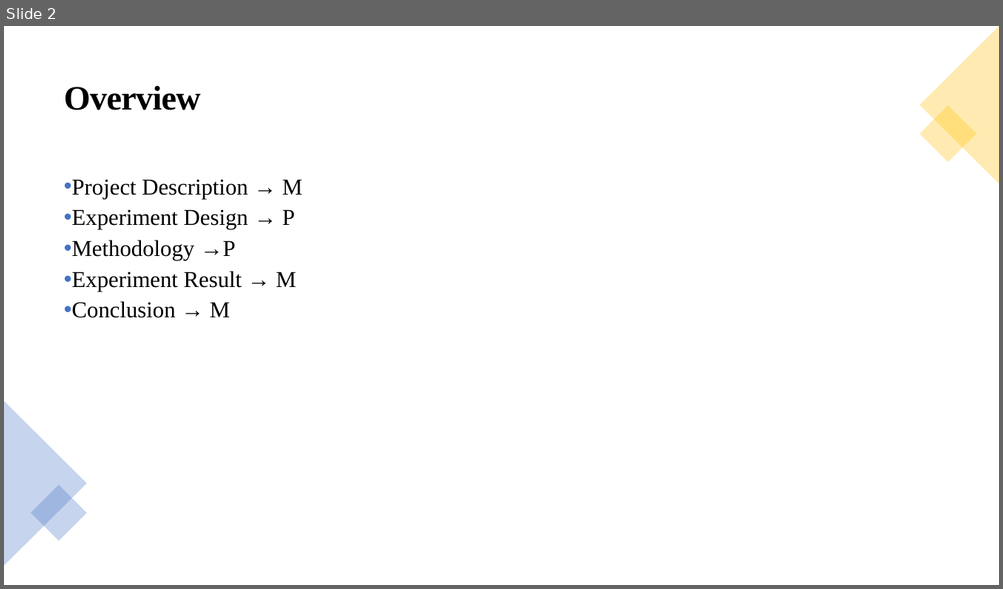
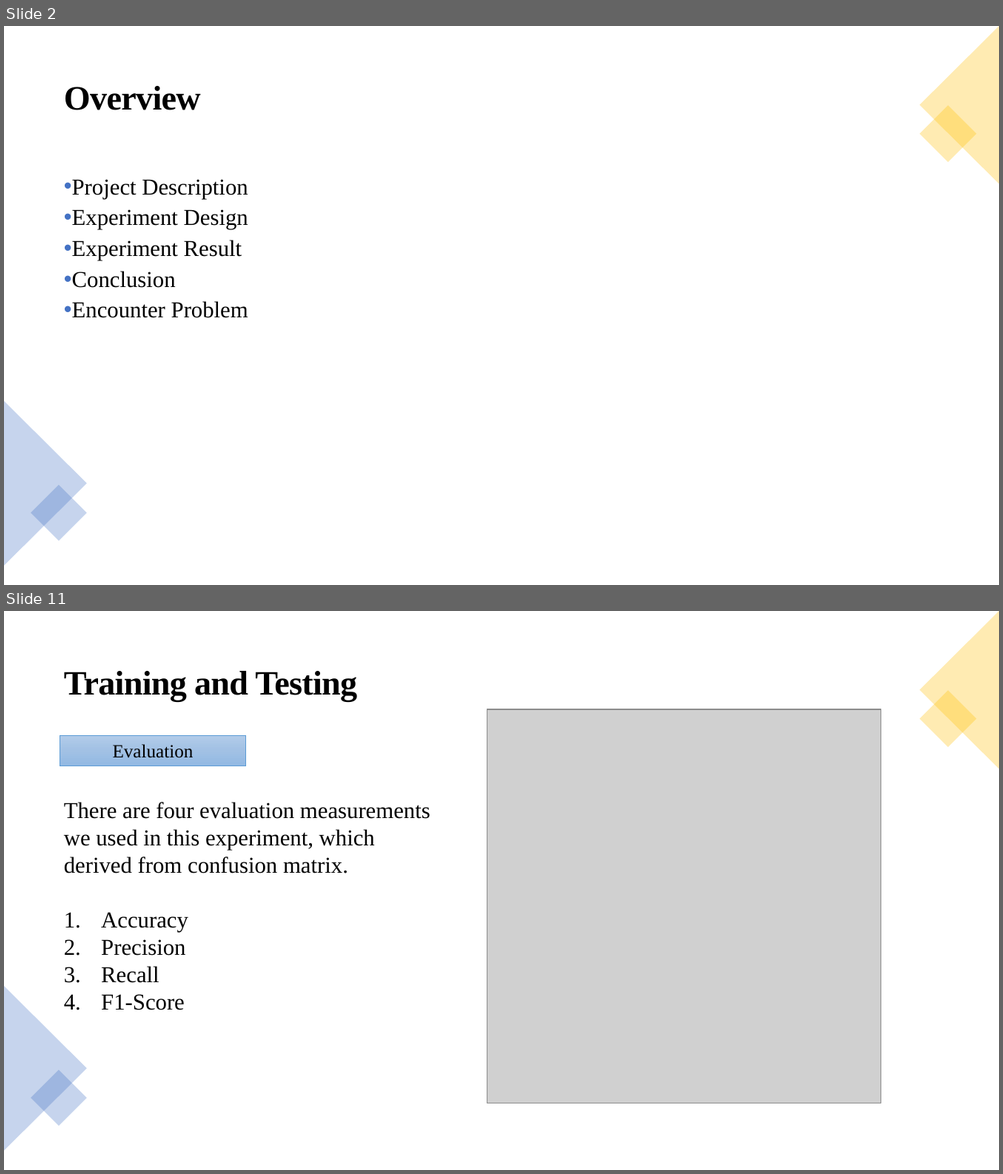
Before and after one commit to paweenp/Classification-of-time-signals-by-CNN-using-STFT, a slide deck: Presentation/Classification-of-time-signals-by-CNN-using-STFT.pptx. Shown one above the other, each under a label of ours: slide 2 before the commit, slides 2 and 11 after it; the slides between them are not shown. The pictures are 1003x589 and 1003x1174 pixels, drawn with LibreOffice and Linux fonts; fonts in the diff are those of the drawing; grey boxes stand for pictures. Boxes give left, top, right and bottom in pixels: in the first picture for what was removed or moved away, otherwise in the second. Text is boxed around its words. In the diff, an @@ line names an element or a change of style, - is before the commit and + after.

```diff
--- a/Presentation/Classification-of-time-signals-by-CNN-using-STFT.pptx
+++ b/Presentation/Classification-of-time-signals-by-CNN-using-STFT.pptx
@@ slide 11 added at (4, 611, 999, 1170), background #FFFFFF @@
@@ triangle added at (919, 611, 999, 769), fill #FFC000 at 30% opacity @@
@@ text added at (64, 671, 357, 701), 33 pt, text #000000, bold @@
+Training and Testing
@@ rectangle added at (919, 691, 976, 748), fill #FFC000 at 30% opacity @@
@@ picture added at (486, 709, 881, 1103) @@
@@ rectangle added at (60, 735, 247, 766), fill gradient #B1CBE9 to #A3C1E5 to #93B9E4, outline #5B9BD5 0.5 pt, 18 pt, text #000000 @@
+Evaluation
@@ text added at (64, 802, 430, 1011), 22 pt, text #000000 @@
+There are four evaluation measurements we used in this experiment, which derived from confusion matrix.
+1. Accuracy
+2. Precision
+3. Recall
+4. F1-Score
@@ triangle added at (4, 986, 87, 1151), fill #4472C4 at 30% opacity @@
@@ rectangle added at (31, 1070, 87, 1126), fill #4472C4 at 30% opacity @@
@@ slide 2 changed as well @@
@@ text at (72, 179, 248, 318): text changed @@
-• Project Description → M
-• Experiment Design → P
-• Methodology →P
-• Experiment Result → M
-• Conclusion → M
+• Project Description
+• Experiment Design
+• Experiment Result
+• Conclusion
+• Encounter Problem
```
Also in this commit, not shown: 1 other slide changed, 15 other slides added, 5 slides removed.
